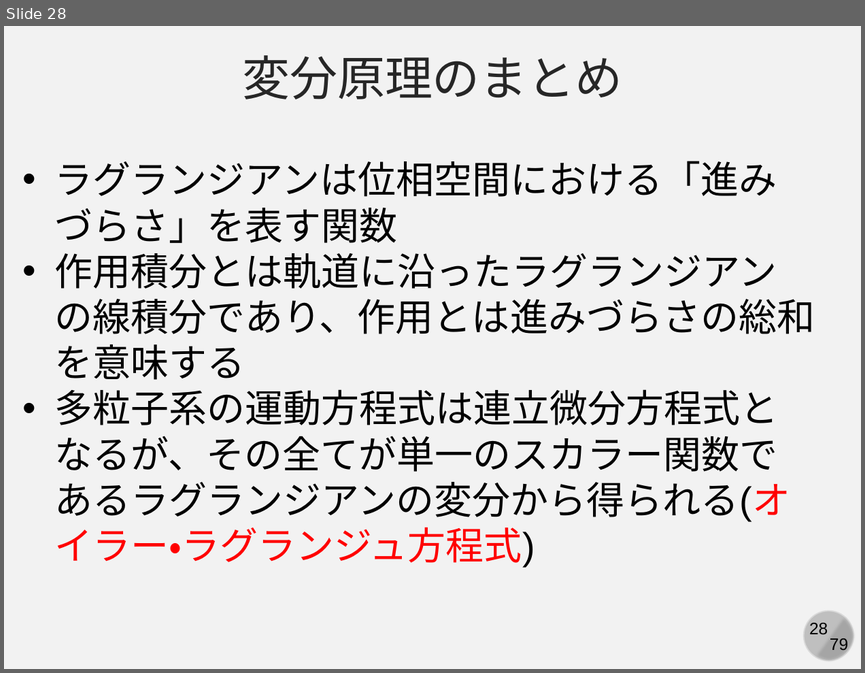
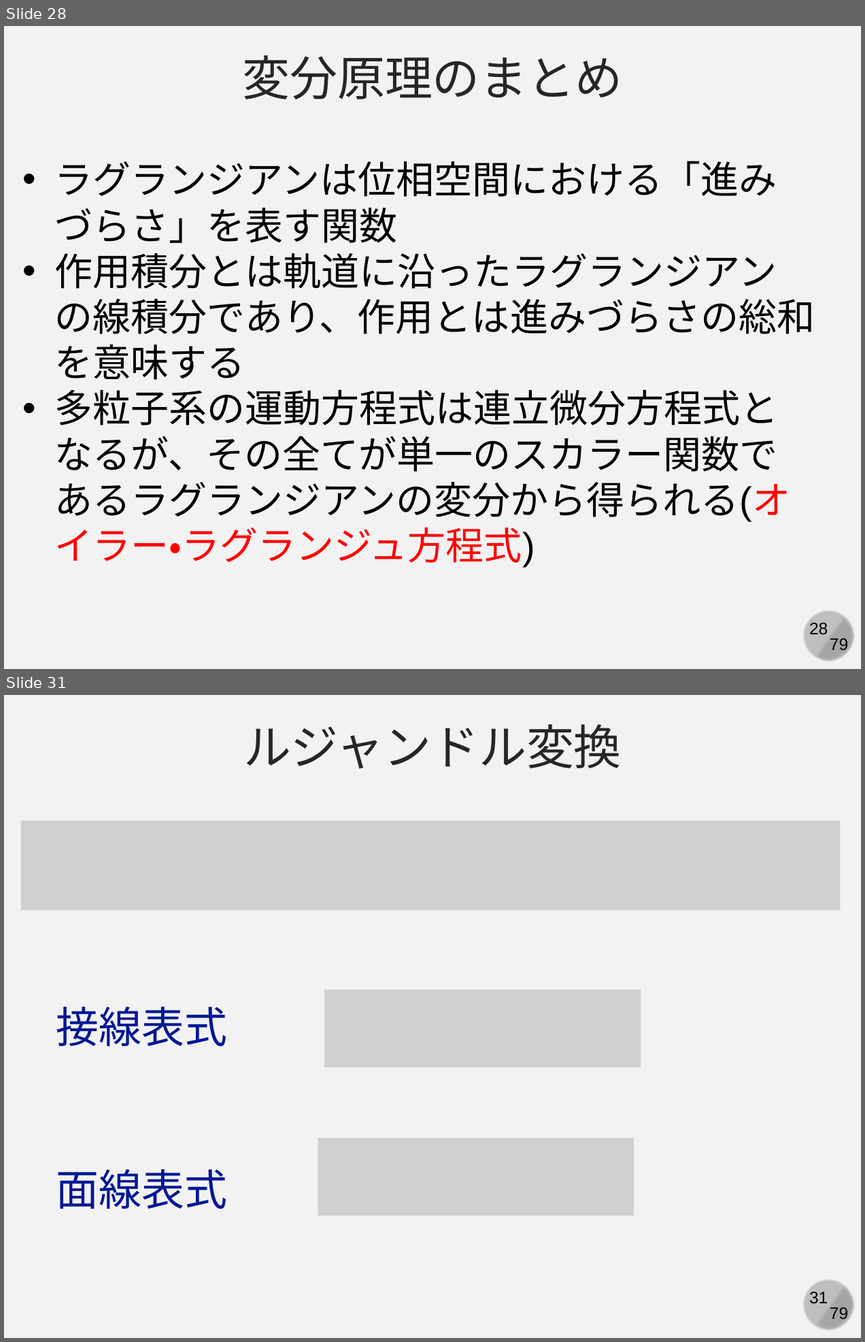
Before and after one commit to kaityo256/simulation_engineering, a slide deck: 05_md_basic/simulation05.pptx. Shown one above the other, each under a label of ours: slide 28 before the commit, slides 28 and 31 after it; the slides between them are not shown. The pictures are 865x673 and 865x1342 pixels, drawn with LibreOffice and Linux fonts; fonts in the diff are those of the drawing; grey boxes stand for pictures. Boxes give left, top, right and bottom in pixels: in the first picture for what was removed or moved away, otherwise in the second. Text is boxed around its words. In the diff, an @@ line names an element or a change of style, - is before the commit and + after.

```diff
--- a/05_md_basic/simulation05.pptx
+++ b/05_md_basic/simulation05.pptx
@@ slide 31 added at [4, 695, 861, 1338], background #F2F2F2; not listed: 4 template elements that a slide beside it also shows @@
@@ text added at [243, 724, 621, 768], 40 pt, text #262626 @@
+ルジャンドル変換
@@ picture added at [21, 821, 840, 910] @@
@@ picture added at [324, 989, 640, 1068] @@
@@ text added at [56, 1006, 228, 1046], 36 pt, text #011893 @@
+接線表式
@@ picture added at [317, 1138, 634, 1216] @@
@@ text added at [56, 1169, 228, 1208], 36 pt, text #011893 @@
+面線表式
```
Also in this commit, not shown: 1 slide changed, 7 other slides added.
